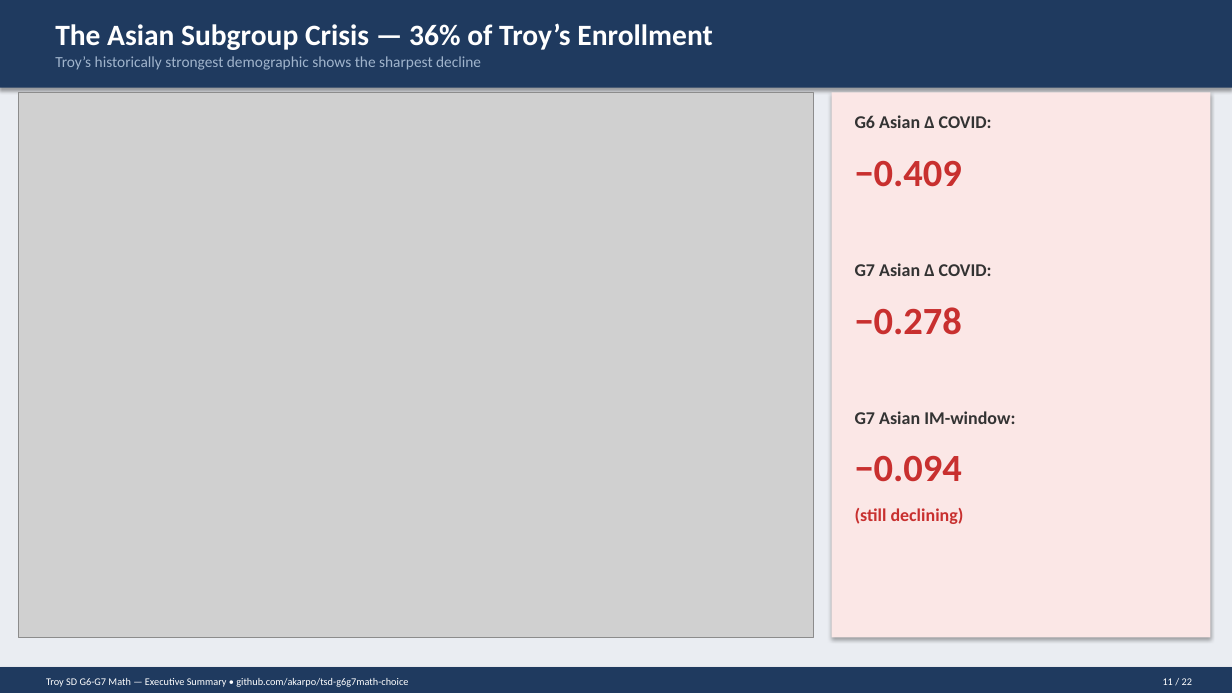
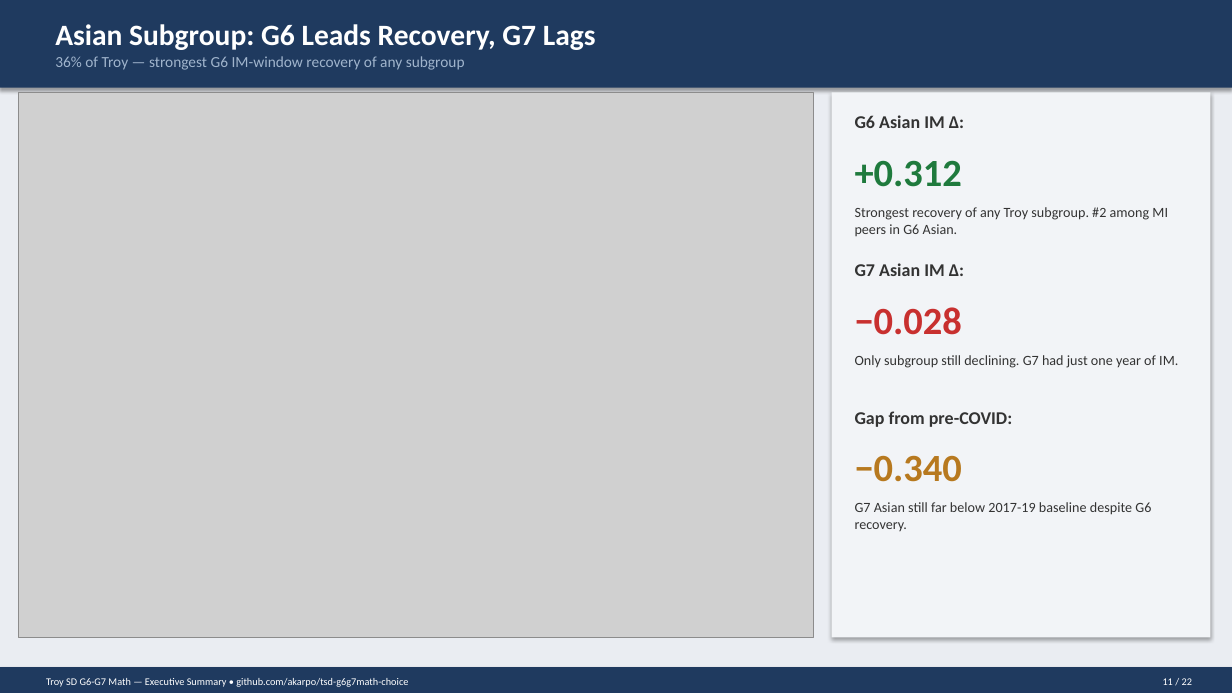
Before and after one commit to akarpo/tsd-g6g7math-choice, a slide deck: slide 11 of deck/Troy_G6G7_Math_Executive_Summary.pptx. Drawn at 1232x693 pixels with LibreOffice and Linux fonts; fonts in the diff are those of the drawing; grey boxes stand for pictures. Boxes give left, top, right and bottom in pixels: in the first picture for what was removed or moved away, otherwise in the second. Text is boxed around its words. In the diff, an @@ line names an element or a change of style, - is before the commit and + after.

```diff
--- a/deck/Troy_G6G7_Math_Executive_Summary.pptx
+++ b/deck/Troy_G6G7_Math_Executive_Summary.pptx
@@ text at [55,24,596,50]: text changed @@
-The Asian Subgroup Crisis — 36% of Troy’s Enrollment
+Asian Subgroup: G6 Leads Recovery, G7 Lags
@@ text at [55,56,465,70]: text changed @@
-Troy’s historically strongest demographic shows the sharpest decline
+36% of Troy — strongest G6 IM-window recovery of any subgroup
@@ rectangle at [832,92,1211,638]: fill #FBE7E6 to #F2F4F7 @@
@@ text at [855,115,964,128]: text changed @@
-G6 Asian Δ COVID:
+G6 Asian IM Δ:
@@ text at [855,160,962,187]: text changed; text colour #C8302F to #1F7A3D @@
-−0.409
++0.312
@@ text added at [855,207,1168,236], 11 pt, text #333333 @@
+Strongest recovery of any Troy subgroup. #2 among MI peers in G6 Asian.
@@ text at [855,263,964,276]: text changed @@
-G7 Asian Δ COVID:
+G7 Asian IM Δ:
@@ text at [855,307,962,335]: text changed @@
-−0.278
+−0.028
@@ text added at [855,355,1178,368], 11 pt, text #333333 @@
+Only subgroup still declining. G7 had just one year of IM.
@@ text at [855,411,1012,427]: text changed; text colour #C8302F to #333333 @@
-(still declining)
+Gap from pre-COVID:
@@ text removed at [855,411,1015,424] @@
-G7 Asian IM-window:
@@ text at [855,455,962,482]: text changed; text colour #C8302F to #B7791F @@
-−0.094
+−0.340
@@ text added at [855,502,1151,531], 11 pt, text #333333 @@
+G7 Asian still far below 2017-19 baseline despite G6 recovery.
```
Also in this commit, not shown: 12 other slides changed, 23 other files.
